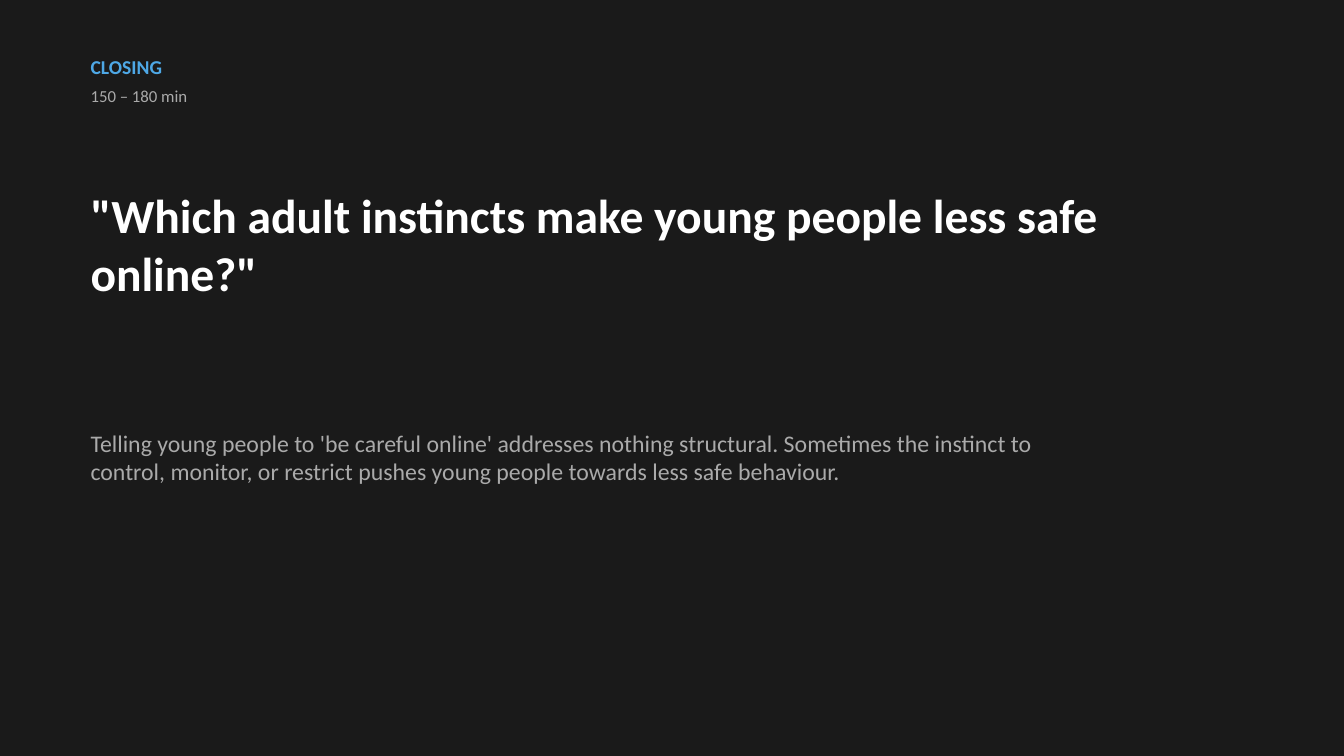
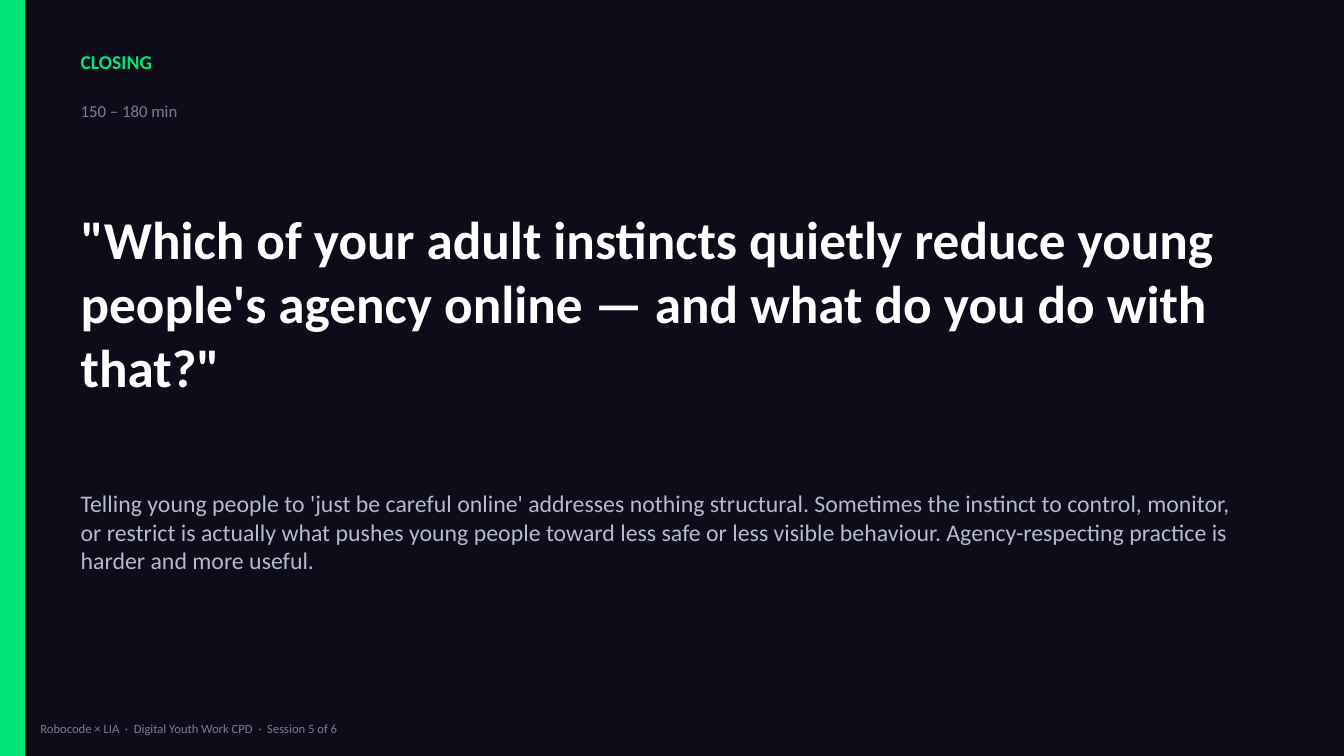
Before and after one commit to bh1ff/cpd-v2, a slide deck: slide 27 of assets/downloads/Session-5-Where-Are-Young-People-Online.pptx (slide 13 before the commit). Drawn at 1344x756 pixels with LibreOffice and Linux fonts; fonts in the diff are those of the drawing. Boxes give left, top, right and bottom in pixels: in the first picture for what was removed or moved away, otherwise in the second. Text is boxed around its words. In the diff, an @@ line names an element or a change of style, - is before the commit and + after.

```diff
--- a/assets/downloads/Session-5-Where-Are-Young-People-Online.pptx
+++ b/assets/downloads/Session-5-Where-Are-Young-People-Online.pptx
@@ background #1A1A1A to #0D0D1A @@
@@ rectangle added at box(0, 0, 25, 756), fill #00E676 @@
@@ text "CLOSING" at box(81, 56, 153, 69): text colour #4EA8E6 to #00E676 @@
@@ text "150 – 180 min": place and size @@
-text "150 – 180 min" at box(91, 90, 187, 102)
+text "150 – 180 min" at box(81, 105, 177, 117)
@@ text "150 – 180 min" at box(81, 105, 177, 117): text colour #AAAAAA to #7B7B96 @@
@@ text at box(81, 221, 1214, 388): text changed; size 34 to 38 pt @@
-"Which adult instincts make young people less safe online?"
+"Which of your adult instincts quietly reduce young people's agency online — and what do you do with that?"
@@ text at box(81, 495, 1229, 569): text changed; text colour #AAAAAA to #B8B8D0 @@
-Telling young people to 'be careful online' addresses nothing structural. Sometimes the instinct to control, monitor, or restrict pushes young people towards less safe behaviour.
+Telling young people to 'just be careful online' addresses nothing structural. Sometimes the instinct to control, monitor, or restrict is actually what pushes young people toward less safe or less visible behaviour. Agency-respecting practice is harder and more useful.
@@ text added at box(40, 724, 337, 735), 9 pt, text #7B7B96 @@
+Robocode × LIA · Digital Youth Work CPD · Session 5 of 6
```
Also in this commit, not shown: 6 other slides changed, 25 slides added, 9 slides removed, 5 other files.
